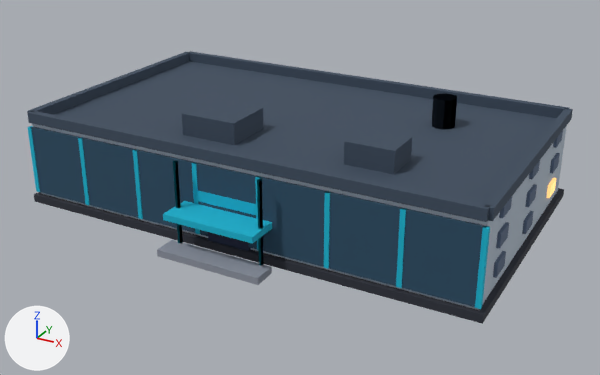
A saved change to the glTF model models/design-high.glb.
Camera for both pictures: a 50 mm lens placed at (57.2, -104.2, 54.0), pointed at (2.0, -3.9, 3.9). Lighting does not change. The marker at lower left points along +X, +Y and +Z. The first picture is the older version. Vertices at exactly the same position are counted once.
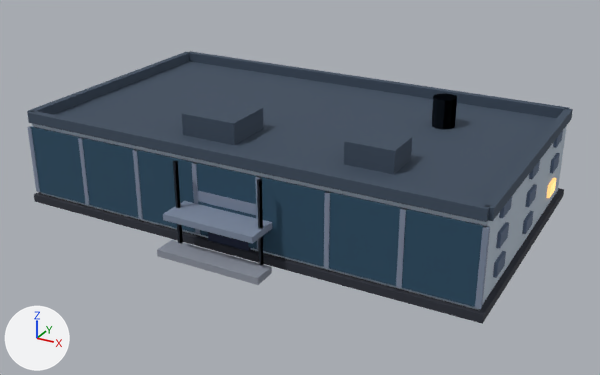
Location of each change, (x1, y1, x2, y2) in pixels of the pictures (600 x 375 px):
part 1 of me_mesh_0, recoloured
    both: (27, 126, 490, 309)

The edits, one by one:
me_mesh_0 has 503 vertices, 750 faces and spans x -35.8..35.8, y -25.9..20.8, z 0.0..17.4.
me_mesh_0 is used by ob_mesh_0; location (0.0, 0.0, 0.0).
me_mesh_0 part 1: 156 faces centred in x -35.3..35.3, y -25.4..-19.9, z 1.8..13.0 are repainted in the vertex colours; the middle colour goes from cyan #06b6d4 to greyish blue #7d8aa0.
